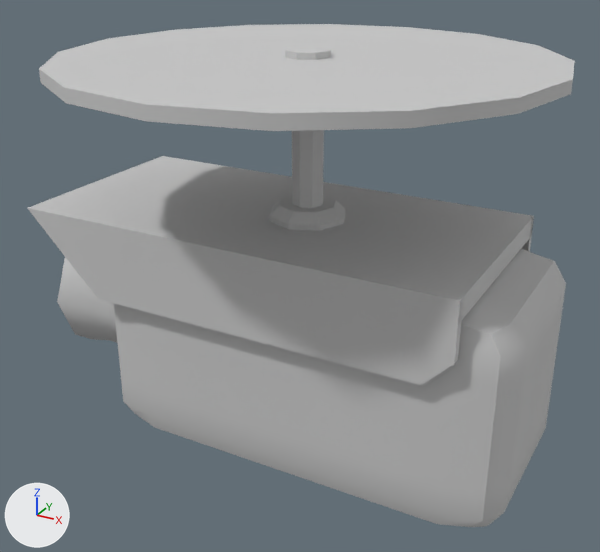
The FBX model Virus/Assets/Models/Spyware.FBX as it was, and as the next commit left it.
The view is the same before and after, from a 50 mm lens placed at (1.4, -2.53, 2.43), pointed at (0.02, -0.01, 1.17). The lights are fixed; the arrows at lower left show +X, +Y and +Z. Where no turn or scale is listed for an object, it has been applied to the vertices.

Names of what the first picture shows: 'Spyware'.
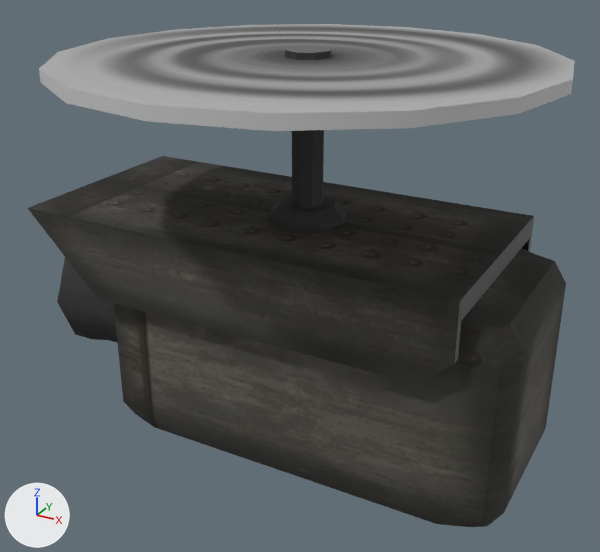
Where the newer file only moved an object's origin or applied its transform, the numbers keep the older frame.

What changed in the scene script:
```text
Add img_spyware_texture_jpg:
    img_spyware_texture_jpg = load_image('spyware texture.jpg', 'Textures/spyware texture.jpg', 1024, 1024, 'sRGB')
Change mat_03___default:
    remove mat_03___default.base_color = (0.588, 0.588, 0.588)  # light grey #cacaca
    add mat_03___default.texture = img_spyware_texture_jpg
Change me_mesh:
    where me_mesh.from_pydata(...)  # 580 vertices, 1114 faces; spans x -0.35..1.58, y -0.87..0.88, z -0.42..1.07
    used by ob_spyware; location = (-0.648, 0.0, 0.933)
    me_mesh part 1: texture (UV) coordinates of 1114 of 1114 faces, centred in x -0.35..1.58, y -0.85..0.86, z -0.42..1.07, changed; they spanned u -0.03..1.03, v -0.03..1.03 and now span u 0.02..0.97, v 0.02..0.98
```

Location of each change, [x1, y1, x2, y2] in pixels of the pictures (600 x 552 px):
'Spyware', surface changed: [28, 24, 575, 527] in both
